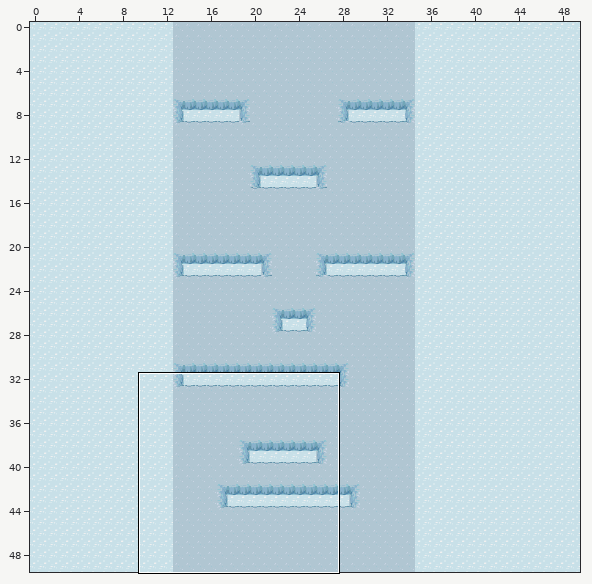
Two states of a Tiled map, Trashman/data/map/antarlevel1.tmx. The picture above shows the old version from afar; the outline marks the close-up.
Close-up. Before the commit:
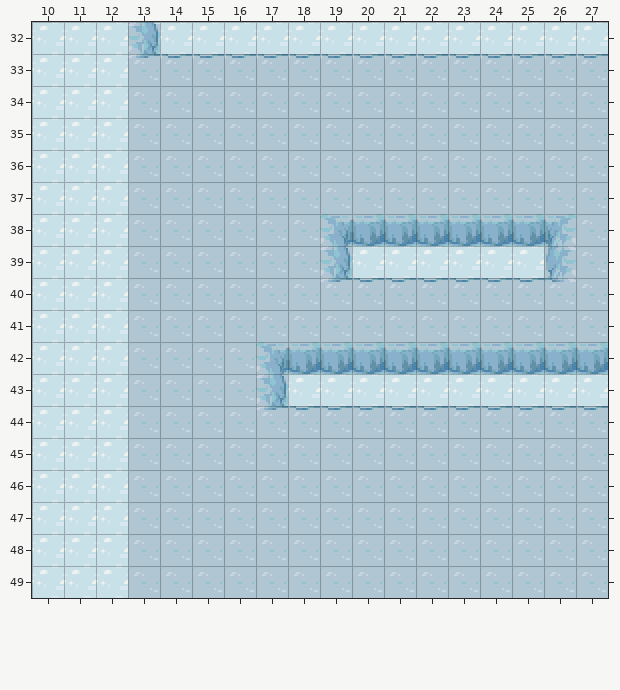
Cells are 16x16 px. Shown: x 10..27, y 32..49. The commit also changed other parts of the map, which this record leaves out.
Once edited:
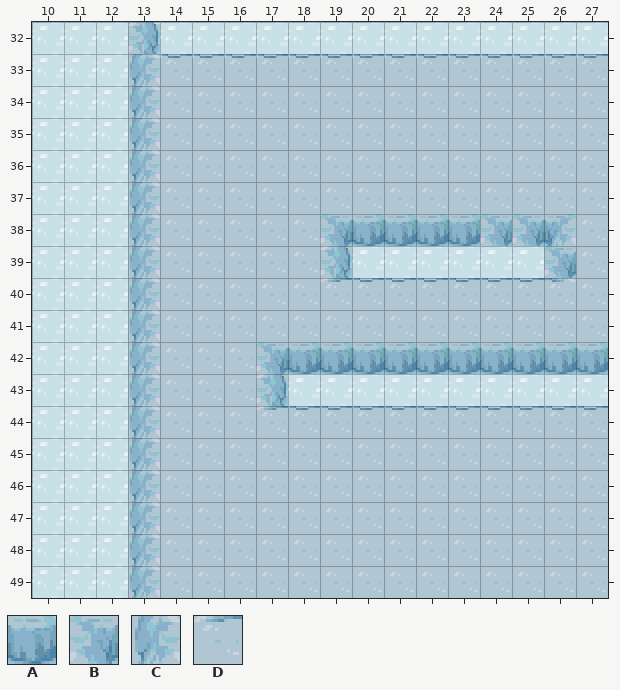
Key: from "antarlevel1": A 140, B 154, C 165, D 185.
_ is an empty cell, . an unchanged one.
Difference:
--- layer "Tile Layer 2"
@@ x 13..26 @@
-33 D.............
-34 _.............
-35 _.............
-36 _.............
-37 _.............
-38 _..........AA.
-39 _............C
-40 _.............
-41 _.............
-42 _.............
-43 _.............
-44 _.............
-45 _.............
-46 _.............
-47 _.............
-48 _.............
-49 _.............
+33 C.............
+34 C.............
+35 C.............
+36 C.............
+37 C.............
+38 C..........BB.
+39 C............B
+40 C.............
+41 C.............
+42 C.............
+43 C.............
+44 C.............
+45 C.............
+46 C.............
+47 C.............
+48 C.............
+49 C.............
Boxes around the changes in both close-ups, in picture pixels (x1, y1, x2, y2):
changed: (128, 54, 160, 598)
changed: (480, 214, 576, 278)
